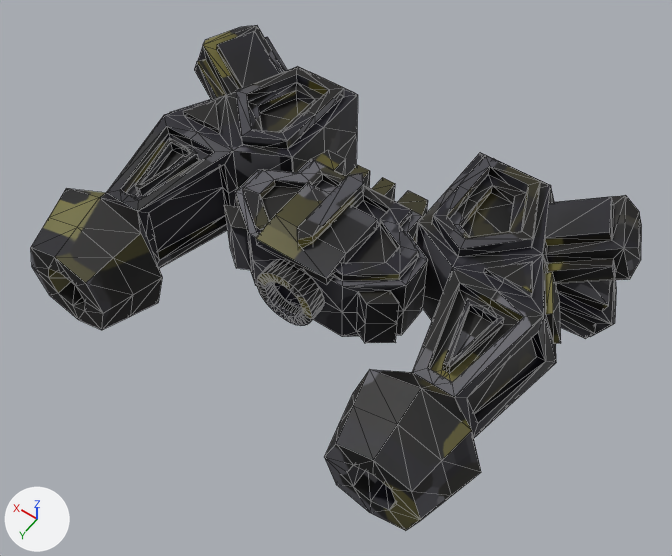
Before and after pictures for a commit that changed the OBJ model CSE125Group2Game/CSE125Group2Game/Assets/models/usership/yellow/usership-yellow.obj.
Before and after are seen from a 50 mm lens placed at (-6.46, 11.21, 13.07), pointed at (-0.29, 2.56, -0.51). The axes (+X, +Y, +Z) are drawn at lower left. The lights are the same throughout. Mesh edges are drawn as thin lines. Where no turn or scale is listed for an object, it has been applied to the vertices. Vertices at the same position are counted once.

Before the edit, the objects in view are built like this:
```python
me_spaceship_004_spaceship_mesh_004 = bpy.data.meshes.new('Spaceship.004_Spaceship-mesh.004')
me_spaceship_004_spaceship_mesh_004.from_pydata(...)  # 1030 vertices, 2001 faces, 6 loose edges; spans x -4.87..4.79, y -0.82..5.84, z -1.35..1.36
# faces by material slot: [1195, 786, 20]
me_spaceship_004_spaceship_mesh_004.materials.append(mat_cockpit_body)  # picture img_usership_uv_yellow_png
me_spaceship_004_spaceship_mesh_004.materials.append(mat_wings)  # picture img_usership_uv_yellow_png
me_spaceship_004_spaceship_mesh_004.materials.append(mat_headplate)  # picture img_usership_uv_yellow_png
ob_spaceship_004_spaceship_mesh_004 = bpy.data.objects.new('Spaceship.004_Spaceship-mesh.004', me_spaceship_004_spaceship_mesh_004)
ob_spaceship_004_spaceship_mesh_004.location = (0.0, 0.0, 0.0)
```
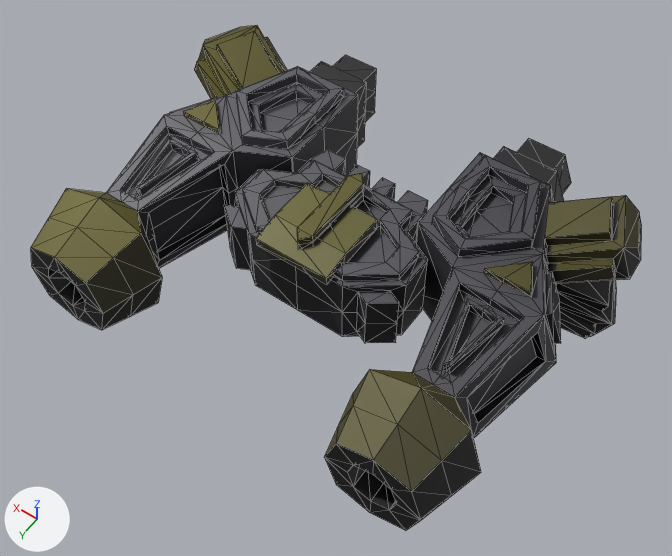
What differs and where, as boxes [x1, y1, x2, y2] in the pictures (672 x 556 px):
part 1 of me_spaceship_004_spaceship_mesh_004, deleted
    before: [257, 259, 324, 326]
part 2 of me_spaceship_004_spaceship_mesh_004, built on
    before: [313, 73, 547, 184]
    after: [310, 55, 571, 202]
part 3 of me_spaceship_004_spaceship_mesh_004, surface changed
    both: [31, 25, 641, 531]

Patch to the scene script:
```diff
--- a/CSE125Group2Game/CSE125Group2Game/Assets/models/usership/yellow/usership-yellow.obj.py
+++ b/CSE125Group2Game/CSE125Group2Game/Assets/models/usership/yellow/usership-yellow.obj.py
@@ mat_black @@
+mat_black = principled_material('Black')
+mat_black.texture = img_usership_uv_yellow_png
+mat_black.roughness = 0.526
@@ me_spaceship_004_spaceship_mesh_004 @@
 # used by ob_spaceship_004_spaceship_mesh_004; location = (0.0, 0.0, 0.0)
-me_spaceship_004_spaceship_mesh_004.from_pydata(...)  # 1030 vertices, 2001 faces, 6 loose edges; spans x -4.87..4.79, y -0.82..5.84, z -1.35..1.36
+me_spaceship_004_spaceship_mesh_004.from_pydata(...)  # 890 vertices, 1703 faces, 4 loose edges; spans x -4.87..4.79, y -2.0..5.84, z -1.35..1.36
+# me_spaceship_004_spaceship_mesh_004 part 1: the loose piece of 160 vertices spanning x -0.65..0.57, y 3.42..3.79, z -0.64..0.57 is deleted
+# me_spaceship_004_spaceship_mesh_004 part 2
+# 6 vertices are removed from x -1.81..1.73, y -0.43, z -0.64..0.56
+# 22 faces are deleted
+# 24 vertices in x -3.07..2.99, y -0.63, z -0.84..0.76 move by (0.0, -0.39, 0.0)
+# 6 vertices in x -2.85..2.77, y -0.43, z -0.64..0.56 move by (0.0, -1.26, 0.0)
+# 12 vertices are added at x -2.52..2.44, y -2.0, z -0.33..0.26
+# 6 new vertices lie (0.0, -0.67, 0.0) away from vertices in x -1.81..1.73, y -0.63, z -0.64..0.56
+# 12 new vertices lie (0.0, 1.37, 0.0) away from vertices in x -2.52..2.44, y -2.0, z -0.33..0.26
+# 40 new faces join them, mat_black (picture img_usership_uv_yellow_png)
+# me_spaceship_004_spaceship_mesh_004 part 3: 1609 kept faces spanning x -4.87..4.79, y -1.69..5.84, z -1.35..1.36 get new texture (UV) coordinates
 me_spaceship_004_spaceship_mesh_004.materials.append(mat_cockpit_body)
@@ me_spaceship_004_spaceship_mesh_004 @@
 me_spaceship_004_spaceship_mesh_004.materials.append(mat_headplate)
+me_spaceship_004_spaceship_mesh_004.materials.append(mat_black)  # picture img_usership_uv_yellow_png
```
